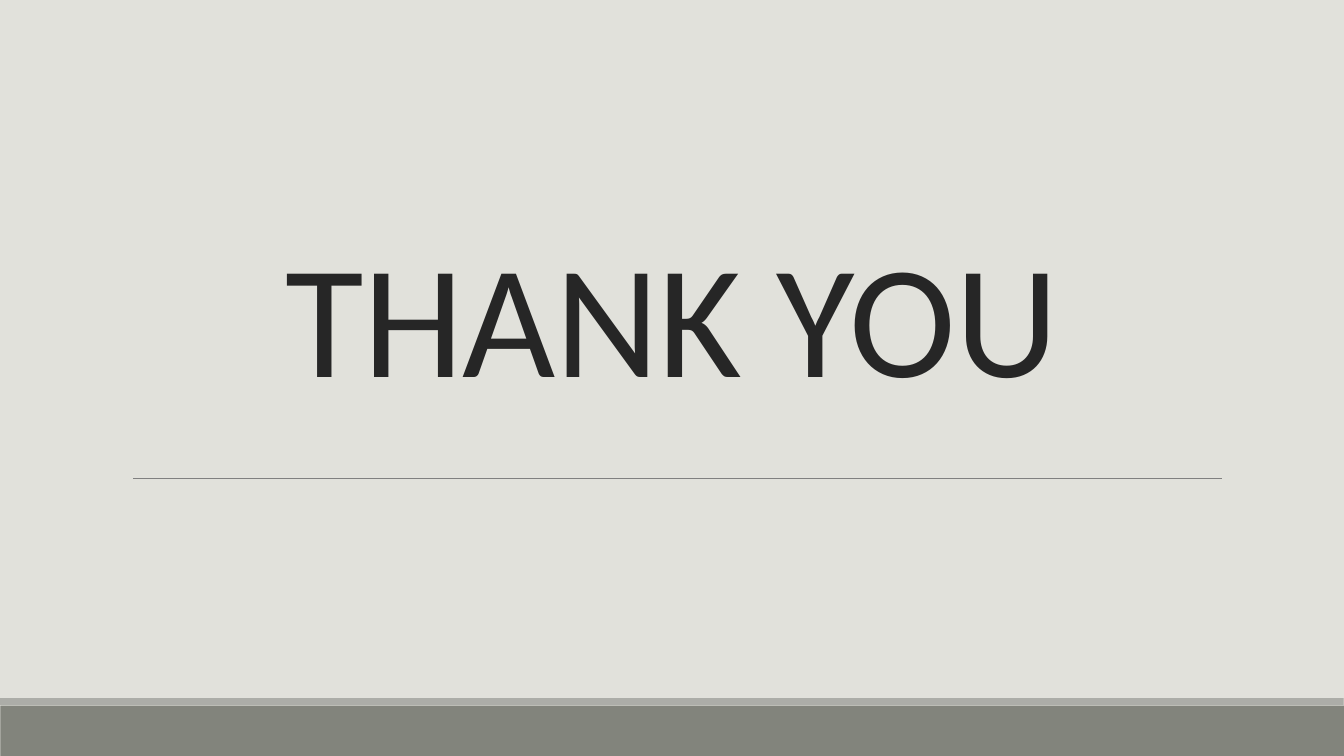
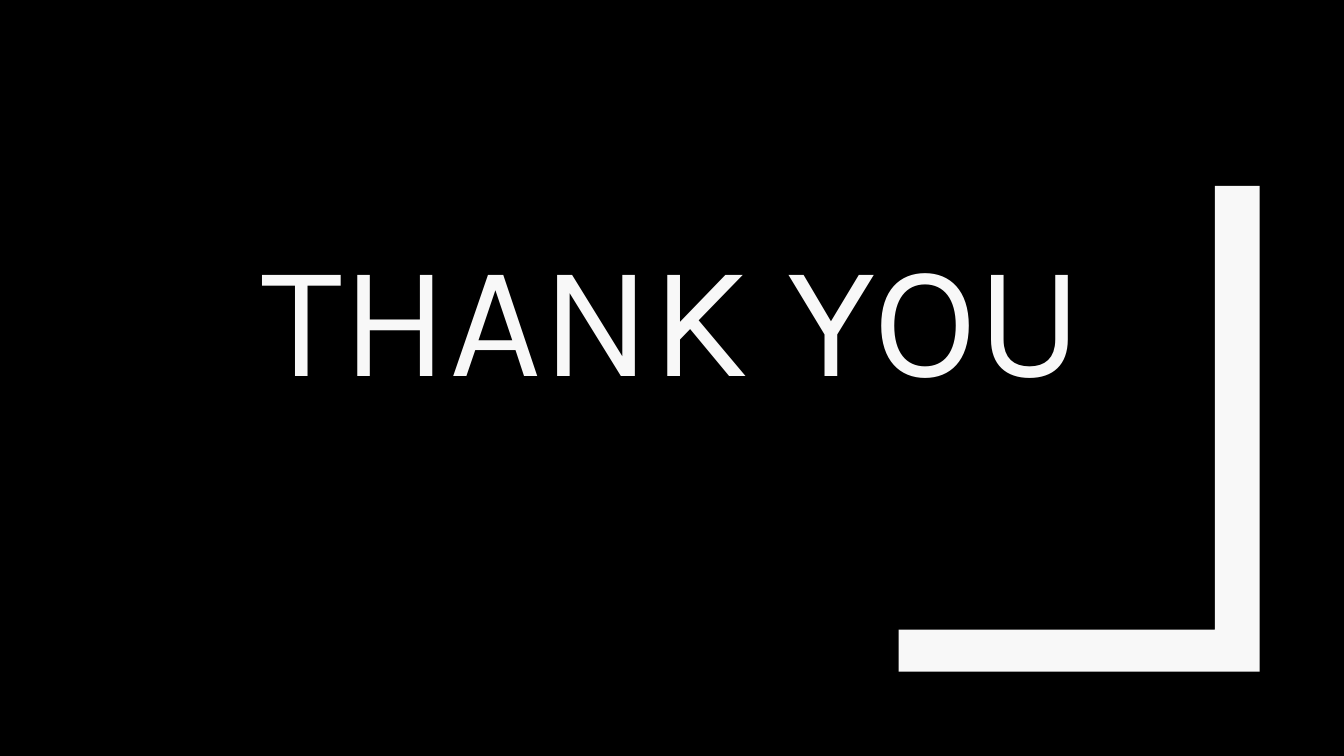
Before and after one commit to annisaaadindra/quotes-web-app, a slide deck: slide 8 of Annisaa Adindra Daulay.pptx. Drawn at 1344x756 pixels with LibreOffice and Linux fonts; fonts in the diff are those of the drawing. Boxes give left, top, right and bottom in pixels: in the first picture for what was removed or moved away, otherwise in the second. Text is boxed around its words. In the diff, an @@ line names an element or a change of style, - is before the commit and + after.

```diff
--- a/Annisaa Adindra Daulay.pptx
+++ b/Annisaa Adindra Daulay.pptx
@@ background #E1E1DB to #000000 @@
@@ freeform shape added at <box>899,186,1260,671</box>, fill #F8F8F8 @@
@@ title "THANK YOU" at <box>261,273,1083,378</box>: font Calibri to Karla, text colour #262626 to #F8F8F8, letter spacing -0.5 to 0 pt; line spacing 0.85 to 0.89 @@
@@ line removed from (133, 479) to (1222, 479) @@
@@ rectangle removed at <box>0,706,1344,756</box> @@
@@ rectangle removed at <box>0,699,1344,706</box> @@
```
Also in this commit, not shown: 7 other slides changed, 1 other file.
